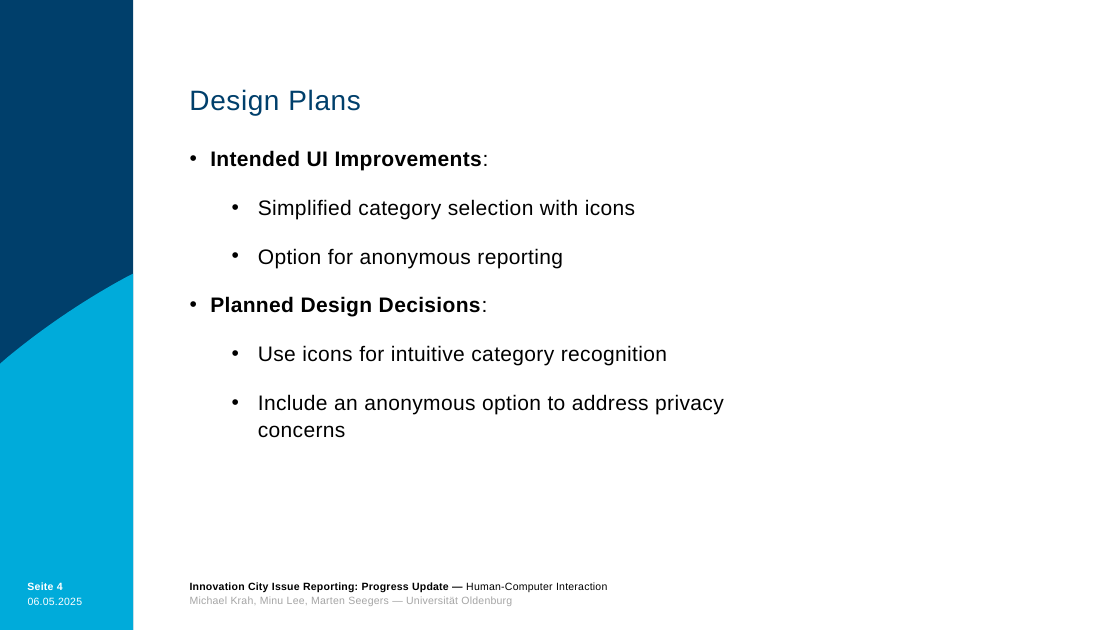
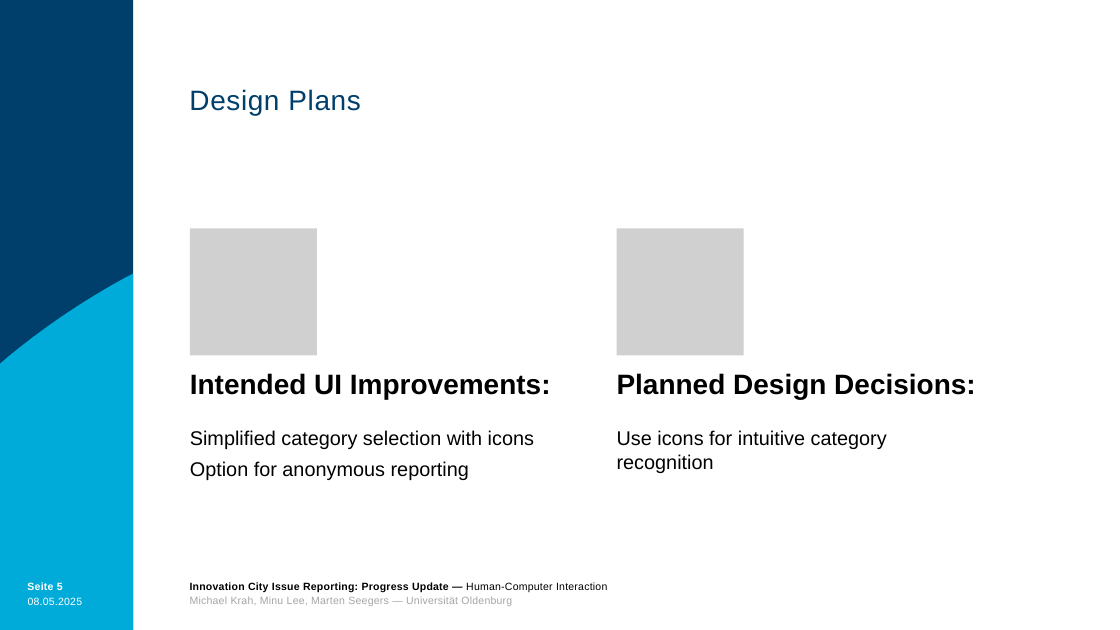
Before and after one commit to HiraMichael/HCI-project, a slide deck: slide 5 of Presentations/Presentation_02_Group_02.pptx (slide 4 before the commit). Drawn at 1120x630 pixels with LibreOffice and Linux fonts; fonts in the diff are those of the drawing; grey boxes stand for pictures; background and template pictures are left out. Boxes give left, top, right and bottom in pixels: in the first picture for what was removed or moved away, otherwise in the second. Text is boxed around its words. In the diff, an @@ line names an element or a change of style, - is before the commit and + after.

```diff
--- a/Presentations/Presentation_02_Group_02.pptx
+++ b/Presentations/Presentation_02_Group_02.pptx
@@ text removed at <box>210,150,724,438</box> @@
-• Intended UI Improvements:
-  • Simplified category selection with icons
-  • Option for anonymous reporting
-• Planned Design Decisions:
-  • Use icons for intuitive category recognition
-  • Include an anonymous option to address privacy concerns
@@ group added at <box>190,229,976,480</box>: 4 texts, 2 pictures @@
+Intended UI Improvements:
+Simplified category selection with icons
+Option for anonymous reporting
+Planned Design Decisions:
+Use icons for intuitive category recognition
@@ page number at <box>27,582,63,593</box>: text changed @@
-Seite 4
+Seite 5
```
Also in this commit, not shown: 2 other slides changed, 4 slides added, 2 slides removed.
